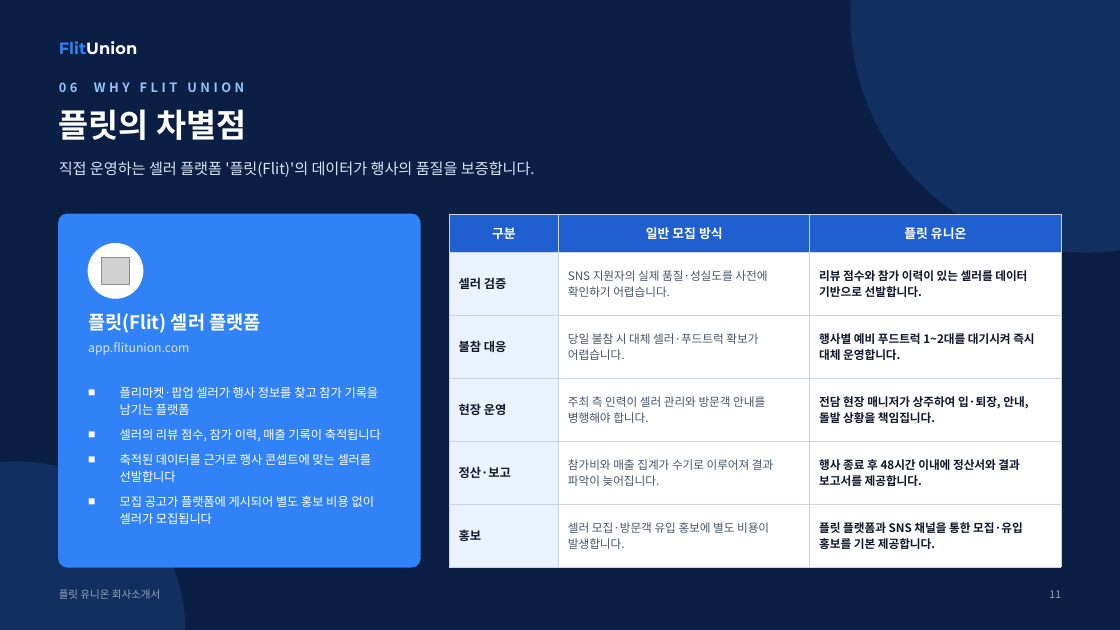
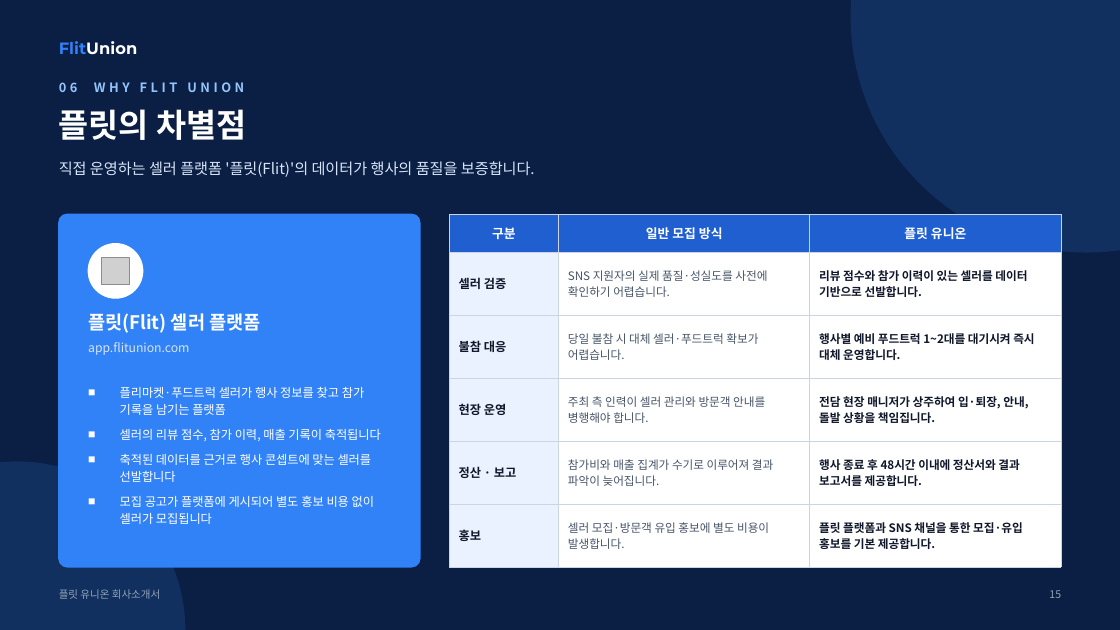
Before and after one commit to leearo9528-creator/Flitunion, a slide deck: slide 15 of docs/flitunion-company-profile.pptx (slide 11 before the commit). Drawn at 1120x630 pixels with LibreOffice and Linux fonts; fonts in the diff are those of the drawing; grey boxes stand for pictures. Boxes give left, top, right and bottom in pixels: in the first picture for what was removed or moved away, otherwise in the second. Text is boxed around its words. In the diff, an @@ line names an element or a change of style, - is before the commit and + after.

```diff
--- a/docs/flitunion-company-profile.pptx
+++ b/docs/flitunion-company-profile.pptx
@@ table at [450,214,1061,553] @@
-row 5, column 1: 정산·보고
+row 5, column 1: 정산 · 보고
@@ text at [120,387,364,415]: text changed @@
-■ 플리마켓·팝업 셀러가 행사 정보를 찾고 참가 기록을 남기는 플랫폼
+■ 플리마켓·푸드트럭 셀러가 행사 정보를 찾고 참가 기록을 남기는 플랫폼
@@ text at [1049,590,1061,598]: text changed @@
-11
+15
```
Also in this commit, not shown: 16 other slides changed, 4 slides added, 4 other files.
